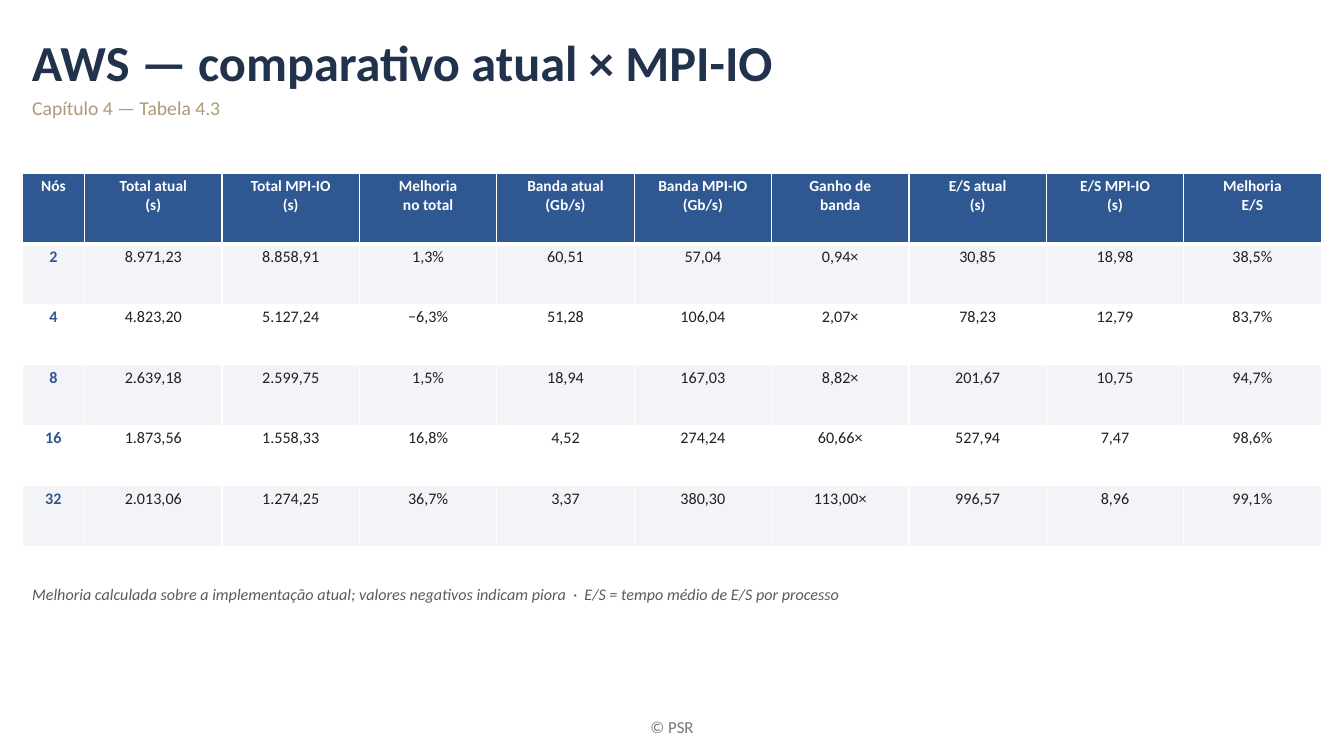
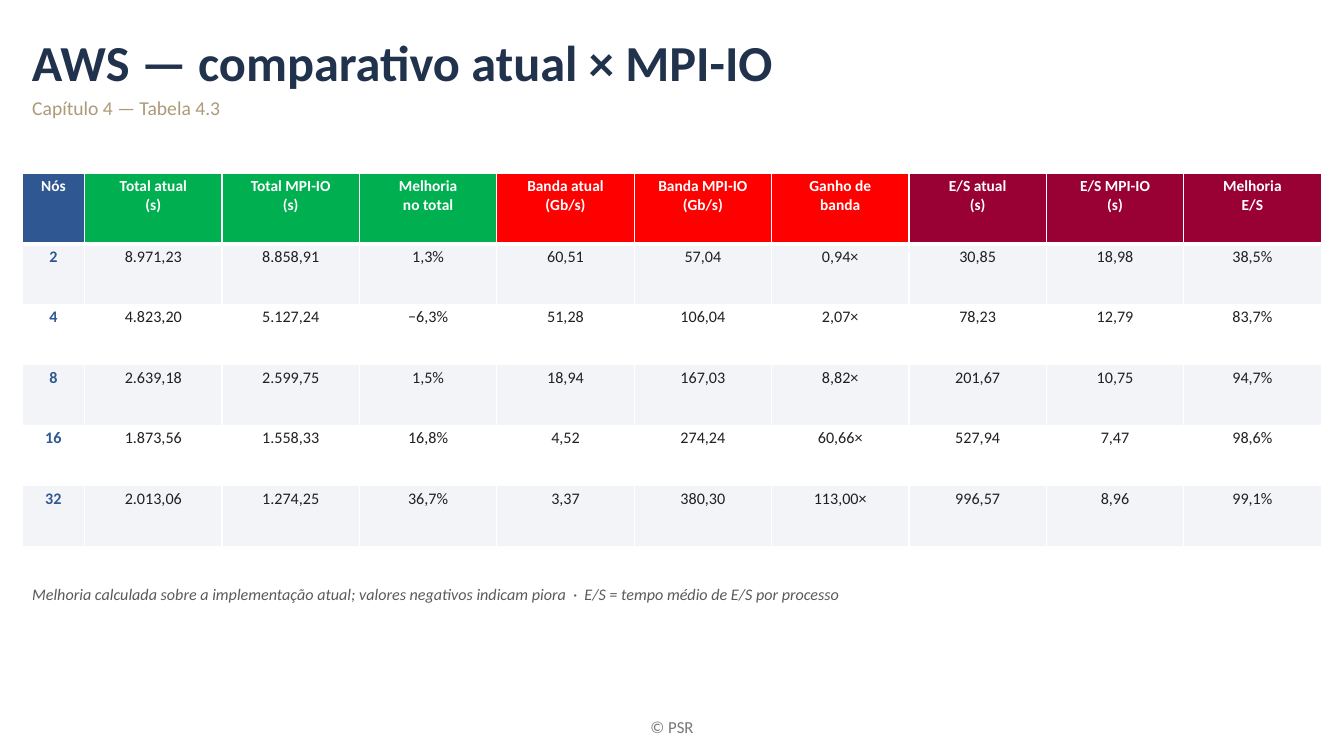
Before and after one commit to mbrcruz/SDDP-MPIO-Latex, a slide deck: slide 15 of Apresentacao/Apresentacao_MPIO.pptx (slide 17 before the commit). Drawn at 1344x756 pixels with LibreOffice and Linux fonts; fonts in the diff are those of the drawing; background and template pictures are left out. Boxes give left, top, right and bottom in pixels: in the first picture for what was removed or moved away, otherwise in the second. Text is boxed around its words. In the diff, an @@ line names an element or a change of style, - is before the commit and + after.

Commit message:
Fix tables and cover

```diff
--- a/Apresentacao/Apresentacao_MPIO.pptx
+++ b/Apresentacao/Apresentacao_MPIO.pptx
@@ table at (22, 173, 1319, 546) @@
@@ fill #2F5893 to #00B050 in 3 cells @@
@@ fill #2F5893 to #FF0000 in 3 cells @@
@@ fill #2F5893 to #990033 in 3 cells @@
```
Also in this commit, not shown: 5 other slides changed, 2 slides removed.
